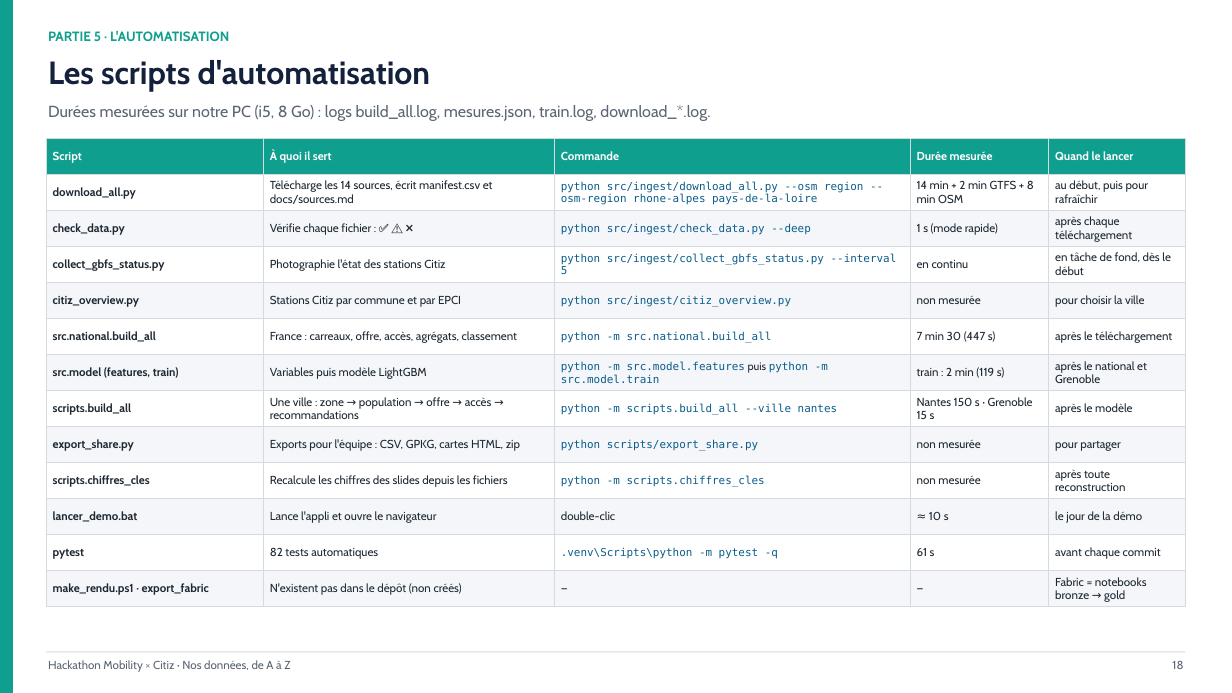
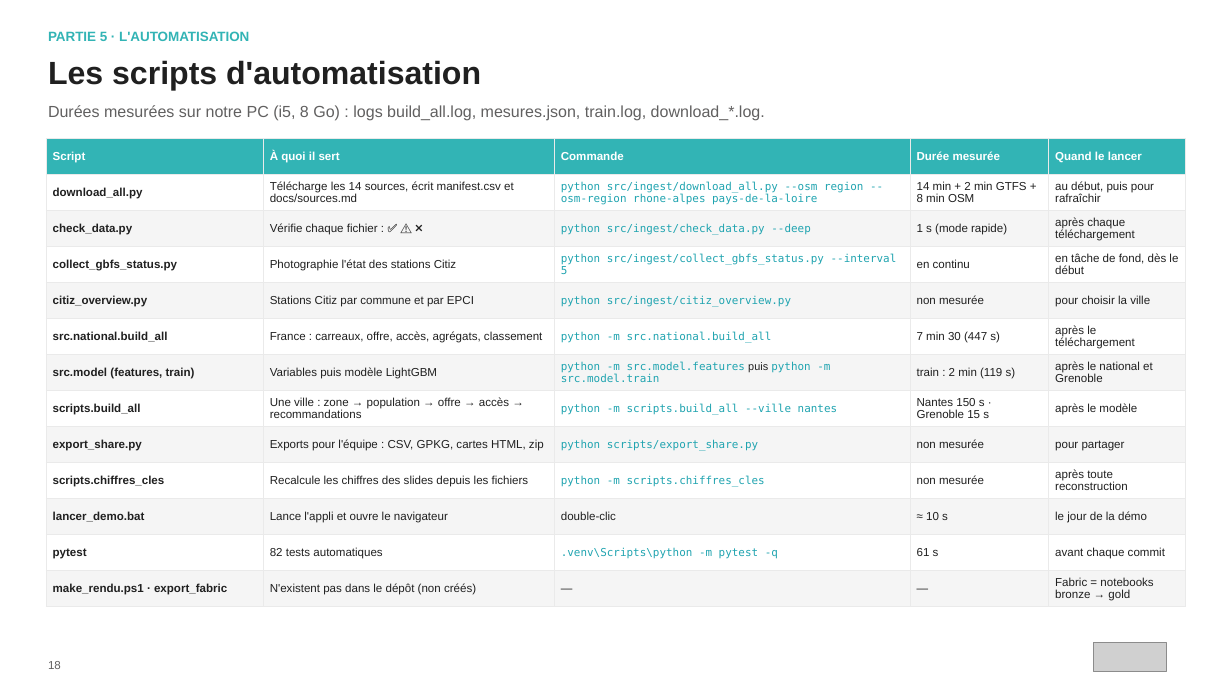
Before and after one commit to hillzeealex/hackathon-mobility-citiz, a slide deck: slide 18 of slides/DONNEES_ET_AUTOMATISATION.pptx. Drawn at 1232x693 pixels with LibreOffice and Linux fonts; fonts in the diff are those of the drawing; grey boxes stand for pictures. Boxes give left, top, right and bottom in pixels: in the first picture for what was removed or moved away, otherwise in the second. Text is boxed around its words. In the diff, an @@ line names an element or a change of style, - is before the commit and + after.

Commit message:
Slides : chiffres officiels de Fabric, sans délinquance ; deck données aux couleurs de Citiz (#38)

```diff
--- a/slides/DONNEES_ET_AUTOMATISATION.pptx
+++ b/slides/DONNEES_ET_AUTOMATISATION.pptx
@@ rectangle removed at [0, 0, 13, 693] @@
@@ text "PARTIE 5 · L'AUTOMATISATION" at [48, 30, 249, 44]: font Cabin to Arial, text colour #0E9F8E to #32B4B5 @@
@@ text "Les scripts d'automatisation" at [48, 60, 481, 91]: font Cabin to Arial, text colour #14213D to #202020 @@
@@ text "Durées mesurées sur notre PC ..." at [48, 105, 765, 121]: font Cabin to Arial, text colour #5B6573 to #616060 @@
@@ table at [46, 139, 1186, 607] @@
@@ fill #0E9F8E to #32B4B5 in row 1 @@
@@ fill #F4F6F9 to #F5F5F5 in 30 cells @@
@@ font Cabin to Arial in "Script", "À quoi il sert", "Commande", "Durée mesurée" and 52 more places @@
@@ text colour #1F2933 to #202020 in "download_all.py", "Télécharge les 14 sources, écrit manifest.csv et ...", "14 min + 2 min GTFS + ...", "au début, puis pour rafraîchir" and 47 more places @@
@@ text colour #0B5C8A to #20A4B0 in "python src/ingest/download_all.py --osm region --osm-region  ...", "python src/ingest/check_data.py --deep", "python src/ingest/collect_gbfs_status.py --interval 5", "python src/ingest/citiz_overview.py" and 6 more places @@
@@ borders changed @@
@@ text "18": place and size @@
-text "18" at [1172, 661, 1183, 669]
+text "18" at [48, 661, 61, 669]
@@ text "18" at [48, 661, 61, 669]: font Cabin to Arial, text colour #5B6573 to #616060; alignment right to left @@
@@ rectangle removed at [46, 652, 1186, 653] @@
@@ picture added at [1093, 642, 1166, 672] @@
@@ text removed at [48, 660, 290, 672] @@
-Hackathon Mobility × Citiz · Nos données, de A à Z
```
Also in this commit, not shown: 29 other slides changed, 1 other file.
